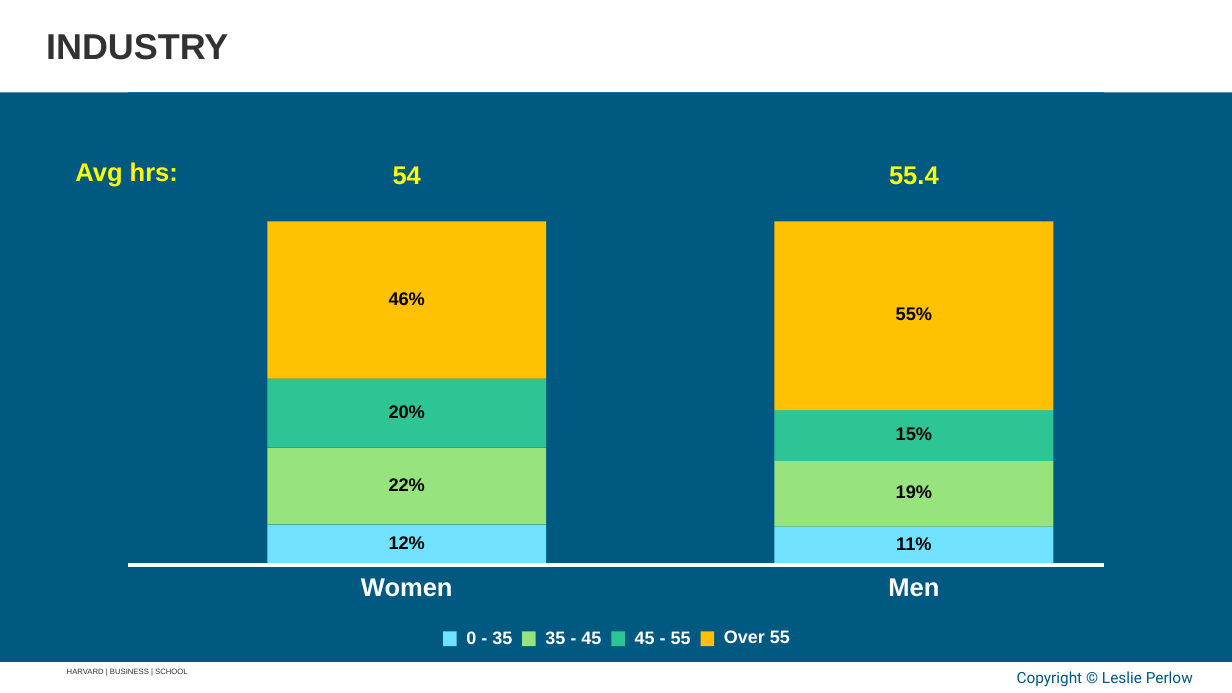
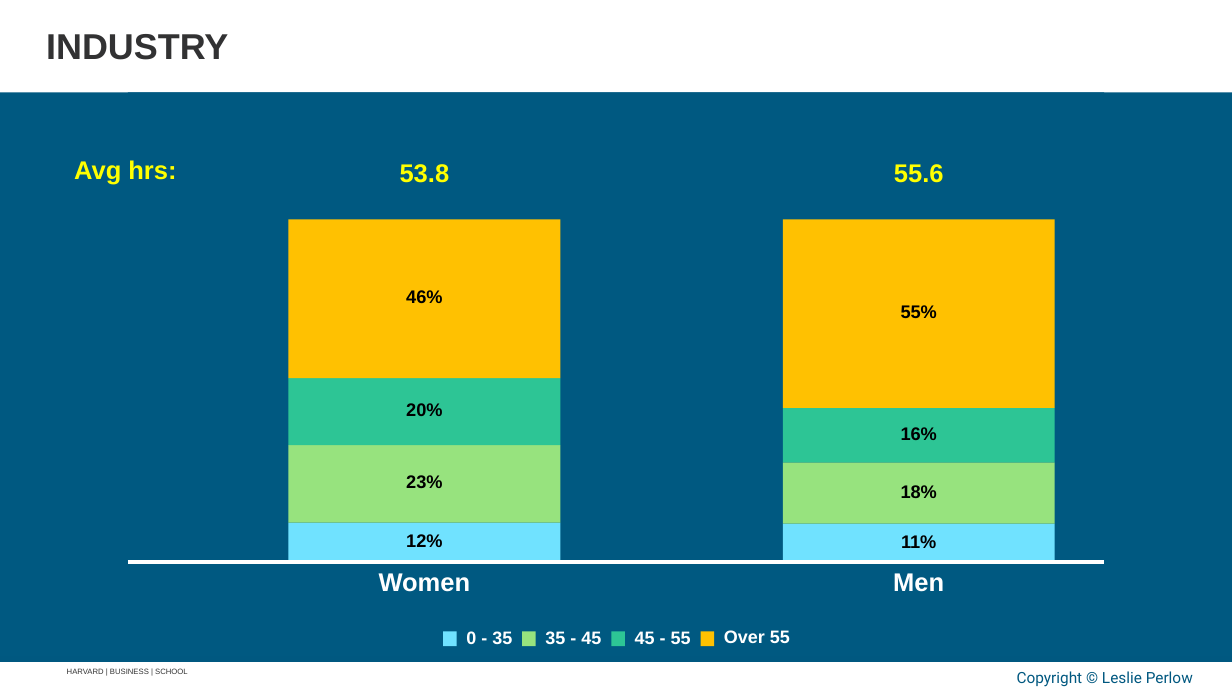
Before and after one commit to APPLITICS/lifematrix-deck-automation, a slide deck: slide 55 of outputs/generated_slides.pptx (slide 54 before the commit). Drawn at 1232x693 pixels with LibreOffice and Linux fonts; fonts in the diff are those of the drawing; background and template pictures are left out. Boxes give left, top, right and bottom in pixels: in the first picture for what was removed or moved away, otherwise in the second. Text is boxed around its words. In the diff, an @@ line names an element or a change of style, - is before the commit and + after.

```diff
--- a/outputs/generated_slides.pptx
+++ b/outputs/generated_slides.pptx
@@ rectangle: place and size @@
-rectangle at (128,92,1104,599)
+rectangle at (128,92,1104,587)
@@ group removed at (389,166,932,498): 4 texts @@
-22%
-19%
-15%
-54
@@ group added at (400,164,937,498): 4 texts @@
+18%
+16%
+23%
+53.8
@@ text at (894,164,944,183): text changed @@
-55.4
+55.6
@@ rectangle: place and size @@
-rectangle at (267,222,546,379)
+rectangle at (288,219,560,378)
@@ rectangle: place and size @@
-rectangle at (775,222,1054,410)
+rectangle at (783,219,1055,408)
@@ text "46%": place and size @@
-text "46%" at (389,292,425,305)
+text "46%" at (406,290,442,303)
@@ 3 texts: place and size @@
-3 texts at (888,307,939,597)
+3 texts at (893,305,944,592)
@@ rectangle: place and size @@
-rectangle at (267,379,546,448)
+rectangle at (288,378,560,445)
@@ text "20%": place and size @@
-text "20%" at (389,405,425,418)
+text "20%" at (406,403,442,416)
@@ rectangle: place and size @@
-rectangle at (775,410,1054,461)
+rectangle at (783,408,1055,462)
@@ rectangle: place and size @@
-rectangle at (775,461,1054,527)
+rectangle at (288,445,560,523)
@@ rectangle: place and size @@
-rectangle at (267,448,546,525)
+rectangle at (783,462,1055,523)
@@ rectangle: place and size @@
-rectangle at (775,527,1054,565)
+rectangle at (288,523,560,563)
@@ text "12%": place and size @@
-text "12%" at (389,536,425,549)
+text "12%" at (406,534,442,547)
@@ rectangle: place and size @@
-rectangle at (267,525,546,566)
+rectangle at (783,524,1055,563)
@@ freeform shape at (128,563,1104,563): outline redrawn @@
@@ text "Women": place and size @@
-text "Women" at (361,578,453,597)
+text "Women" at (379,573,471,592)
```
Also in this commit, not shown: 49 other slides changed, 10 slides added, 9 slides removed, 1 other file.
